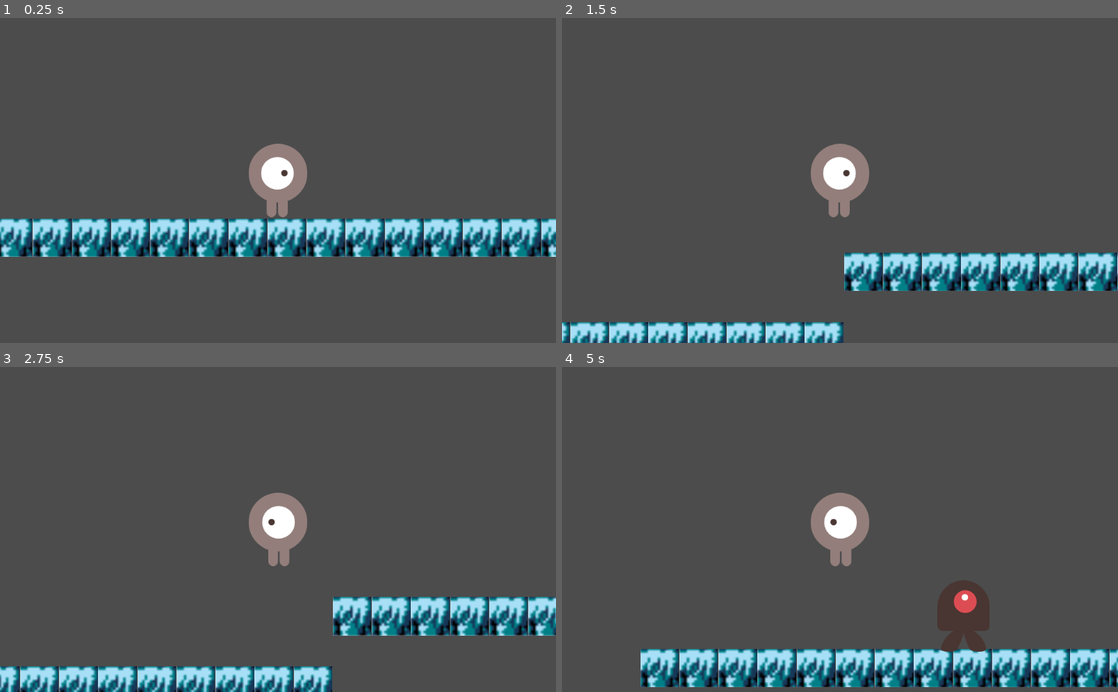
Above: before the commit, frames 1-4 (two rows, left to right).
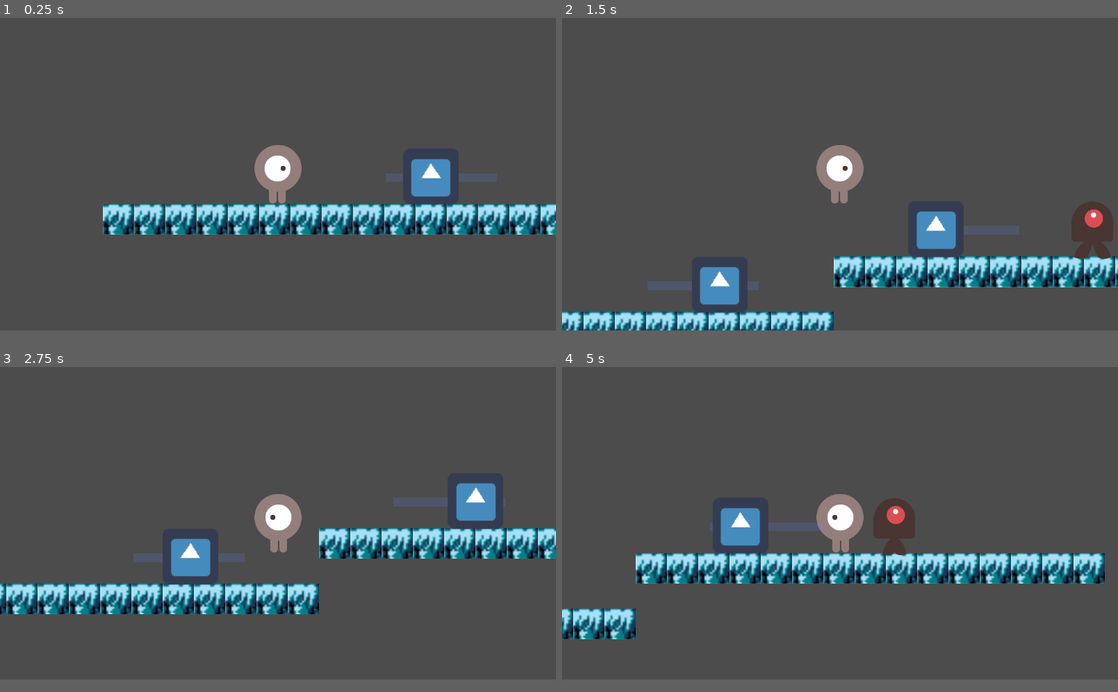
Above: after the commit, the same moments.

Repository: SKefalidis/MegaAze
Game: Godot game, scene res://Main.tscn
Same seed, same stepped clock (60 frames per second), same inputs: the game is played once before the commit and once after it. The engine's default icon, where the game draws it, is replaced by a stand-in: a white triangle on a blue panel in a dark square.
Inputs:
- Up to frame 1 (0.25 s): no input
- Up to frame 2 (1.5 s): hold Space (jump) 0.53-1.28 s; hold Right (ui_right) from 0.53 s (still down); tap Space (jump) at 1.35 s
- Up to frame 3 (2.75 s): tap Space (jump) at 1.52, 1.82 s; release Right (ui_right) at 2.03 s; hold Left (ui_left) from 2.03 s (still down); hold Space (jump) from 2.03 s (still down)
- Up to frame 4 (5 s): release Left (ui_left) at 2.78 s; release Space (jump) at 2.78 s; hold Right (ui_right) 2.78-4.28 s; tap Space (jump) at 2.85, 3.02, 3.32, 4.35, 4.52, 4.82 s; hold Space (jump) 3.53-4.28 s; hold Left (ui_left) from 4.28 s (still down)
In our replay, the window is 800x468 before the commit and 800x450 after it. These sizes can differ from the game's own. Grey fills any space a smaller window leaves; there, only what the larger window draws over its background counts as a difference.

The runs differ from the first frame. In frame 1, 17% of the frame differs, in the area x 0-100%, y 38-74%; in frame 2, 13%; in frame 3, 22%; in frame 4, 23%, in the area x 0-100%, y 38-99%.

Commit message:
first enemy and character inheritance

Diff:
--- /dev/null
+++ b/Character.gd
@@ -0,0 +1,51 @@
+extends KinematicBody2D
+
+export var speed = 25  		# How fast the player will move (pixels/sec).
+export var jumpSpeedBase = 50
+export var jumpSpeed = 10 	# prevents is_on_floor() flickering (gravity)
+export var myGravity = 5
+var onAir = false
+var velocity = Vector2()
+
+
+func _ready():
+	onAir = true
+
+
+func _physics_process(delta):
+	velocity.x = 0
+	velocity.y = 0
+	if onAir:
+		jumpSpeed += myGravity
+
+
+func execute_movement():
+	var collision_info = move_and_slide(Vector2(velocity.x * speed, jumpSpeed), Vector2.UP, true)
+	if is_on_floor():
+		onAir = false
+		jumpSpeed = 10 # prevents is_on_floor() flickering
+	else:
+		onAir = true
+
+
+func move_left():
+	velocity.x = -1 * speed
+	$AnimatedSprite.flip_h = true
+
+
+func move_right():
+	velocity.x = 1 * speed
+	$AnimatedSprite.flip_h = false
+
+
+func jump():
+	onAir = true
+	jumpSpeed = -jumpSpeedBase
+
+
+func save():
+	pass
+
+
+func load(data):
+	pass
--- /dev/null
+++ b/Grunt.gd
@@ -0,0 +1,30 @@
+extends "res://Character.gd"
+
+
+var patrolPath = null
+var patrolPointsCount = null
+var patrolPointIndex = 0
+var curPatrolPoint = null
+export var patrolMargin = 10
+
+
+func _ready():
+	._ready()
+	patrolPath = get_parent().get_node("PatrolPath")
+	patrolPointsCount = patrolPath.get_point_count()
+	curPatrolPoint = patrolPath.get_point_position(patrolPointIndex)
+
+
+
+func _physics_process(delta):
+	._physics_process(delta)
+
+	if abs(curPatrolPoint.x - position.x) < patrolMargin:
+		patrolPointIndex += 1
+		patrolPointIndex = patrolPointIndex % patrolPointsCount
+		curPatrolPoint = patrolPath.get_point_position(patrolPointIndex)
+	if curPatrolPoint.x < position.x:
+		move_left()
+	elif curPatrolPoint.x > position.x:
+		move_right()
+	execute_movement()
--- /dev/null
+++ b/Grunt.tscn
@@ -0,0 +1,38 @@
+[gd_scene load_steps=5 format=2]
+
+[ext_resource path="res://icon.png" type="Texture" id=1]
+[ext_resource path="res://Grunt.gd" type="Script" id=2]
+
+[sub_resource type="SpriteFrames" id=1]
+animations = [ {
+"frames": [ ExtResource( 1 ) ],
+"loop": true,
+"name": "default",
+"speed": 5.0
+} ]
+
+[sub_resource type="RectangleShape2D" id=2]
+extents = Vector2( 31.0348, 31.3418 )
+
+[node name="GruntPackage" type="Node2D"]
+__meta__ = {
+"_edit_group_": true
+}
+
+[node name="PatrolPath" type="Line2D" parent="."]
+position = Vector2( -1.00001, 0 )
+scale = Vector2( 0.986486, 1 )
+points = PoolVector2Array( -64, 0, -7.04733, 0, 4.56454, 0, 65.8904, 0 )
+default_color = Color( 0.4, 0.501961, 1, 0.168627 )
+
+[node name="Grunt" type="KinematicBody2D" parent="." groups=[
+"Enemies",
+]]
+script = ExtResource( 2 )
+speed = 10
+
+[node name="AnimatedSprite" type="AnimatedSprite" parent="Grunt"]
+frames = SubResource( 1 )
+
+[node name="CollisionShape2D" type="CollisionShape2D" parent="Grunt"]
+shape = SubResource( 2 )
--- a/Main.tscn
+++ b/Main.tscn
@@ -1,9 +1,10 @@
-[gd_scene load_steps=5 format=2]
+[gd_scene load_steps=6 format=2]
 
 [ext_resource path="res://Tile.tscn" type="PackedScene" id=1]
 [ext_resource path="res://Player.tscn" type="PackedScene" id=2]
 [ext_resource path="res://Checkpoint.tscn" type="PackedScene" id=3]
 [ext_resource path="res://Main.gd" type="Script" id=4]
+[ext_resource path="res://Grunt.tscn" type="PackedScene" id=5]
 
 [node name="Main" type="Node"]
 script = ExtResource( 4 )
@@ -103,3 +104,20 @@
 
 [node name="Checkpoint" parent="." instance=ExtResource( 3 )]
 position = Vector2( 1664, 344 )
+
+[node name="GruntPackage" parent="." instance=ExtResource( 5 )]
+position = Vector2( 1368, 344 )
+scale = Vector2( 2, 2 )
+
+[node name="GruntPackage2" parent="." instance=ExtResource( 5 )]
+position = Vector2( 769, 472 )
+scale = Vector2( 2, 2 )
+
+[node name="PatrolPath" parent="GruntPackage2" index="0"]
+position = Vector2( -4.34138, 0 )
+scale = Vector2( 1.94809, 1 )
+points = PoolVector2Array( -30.8808, 0, -7.04733, 0, 4.56454, 0, 34.8246, 0 )
+
+[editable path="GruntPackage"]
+
+[editable path="GruntPackage2"]
--- a/Player.gd
+++ b/Player.gd
@@ -1,58 +1,29 @@
-extends KinematicBody2D
-
-export var speed = 25  		# How fast the player will move (pixels/sec).
-var screen_size 	   		# Size of the game window.
-var onAir = false
-var velocity = Vector2()
-export var jumpSpeedBase = 50
-export var jumpSpeed = 10 	# prevents is_on_floor() flickering (gravity)
-export var myGravity = 5
-
-
-func _ready():
-	screen_size = get_viewport_rect().size
-	onAir = true
-	position.x = screen_size.x / 2
-	position.y = screen_size.y / 2
+extends "res://Character.gd"
 
 
 func _input(event):
 	if event.is_action_pressed("jump") and !onAir:
-		onAir = true
-		jumpSpeed = -jumpSpeedBase
-		$JumpTimer.start()
+		jump()
 
 
 func _physics_process(delta):
-	if !onAir:
-		velocity.x = 0
-		velocity.y = 0
+	._physics_process(delta)
+
 	if Input.is_action_pressed("ui_right"):
-		velocity.x = 1
-		$AnimatedSprite.flip_h = false
+		move_right()
 	if Input.is_action_pressed("ui_left"):
-		velocity.x = -1
-		$AnimatedSprite.flip_h = true
-	if onAir:
-		jumpSpeed += myGravity
+		move_left()
+	execute_movement()
 
 	if velocity.length() > 0:
-		velocity = velocity.normalized() * speed
 		$AnimatedSprite.play()
 	else:
 		$AnimatedSprite.stop()
 
-	var collision_info = move_and_slide(Vector2(velocity.x * speed, jumpSpeed), Vector2.UP, true)
-	if is_on_floor():
-		onAir = false
-		jumpSpeed = 10 # prevents is_on_floor() flickering
-	else:
-		onAir = true
 
-
-func _on_JumpTimer_timeout():
-	# onAir = false
-	pass
+func _on_Area2D_body_entered(body):
+	if body.is_in_group("Enemies"):
+		print("Player hit!")
 
 
 func _on_Area2D_body_exited(body):
--- a/Player.tscn
+++ b/Player.tscn
@@ -23,11 +23,13 @@
 [node name="Player" type="KinematicBody2D" groups=[
 "Persist",
 ]]
+position = Vector2( 1, 0 )
 script = ExtResource( 3 )
 __meta__ = {
 "_edit_group_": true
 }
-jumpSpeedBase = 1800
+speed = 28
+jumpSpeedBase = 2500
 myGravity = 80
 
 [node name="AnimatedSprite" type="AnimatedSprite" parent="."]
@@ -37,8 +39,6 @@
 [node name="CollisionShape2D" type="CollisionShape2D" parent="."]
 shape = SubResource( 2 )
 
-[node name="JumpTimer" type="Timer" parent="."]
-
 [node name="Camera2D" type="Camera2D" parent="."]
 current = true
 
@@ -46,5 +46,5 @@
 
 [node name="AreaCollision" type="CollisionShape2D" parent="Area2D"]
 shape = SubResource( 3 )
-[connection signal="timeout" from="JumpTimer" to="." method="_on_JumpTimer_timeout"]
+[connection signal="body_entered" from="Area2D" to="." method="_on_Area2D_body_entered"]
 [connection signal="body_exited" from="Area2D" to="." method="_on_Area2D_body_exited"]
--- a/project.godot
+++ b/project.godot
@@ -21,6 +21,8 @@
 
 [display]
 
+window/size/width=1280
+window/size/height=720
 window/stretch/mode="2d"
 window/stretch/aspect="keep"
 
Not shown, removed: .gitignore.txt
